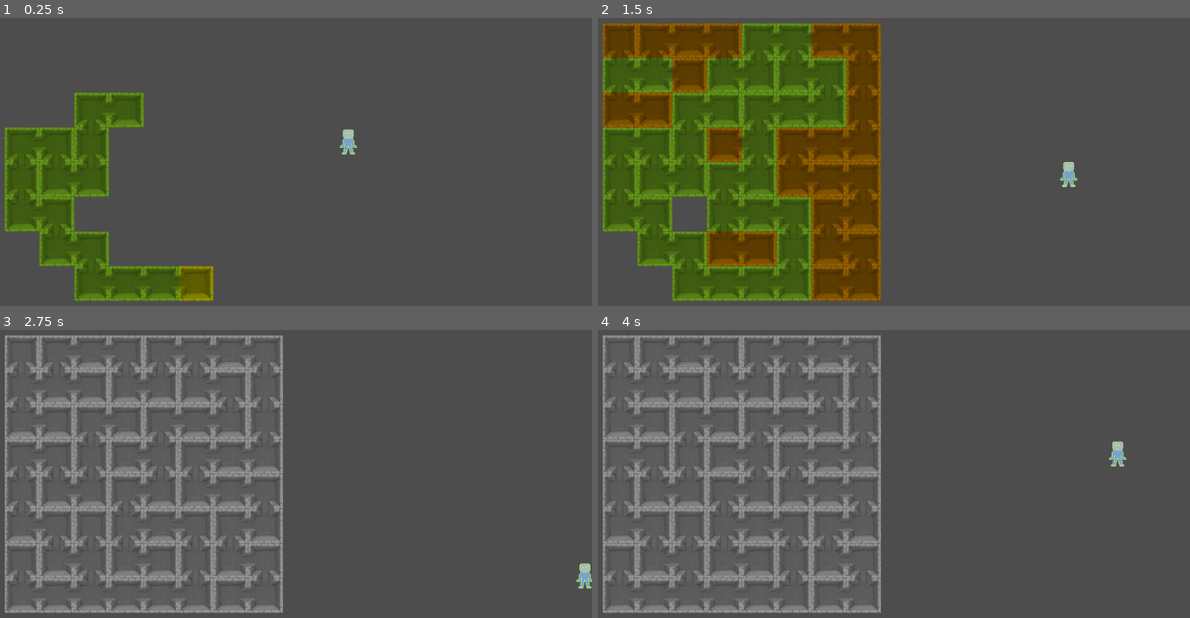
Above: before the commit, frames 1-4 (two rows, left to right).
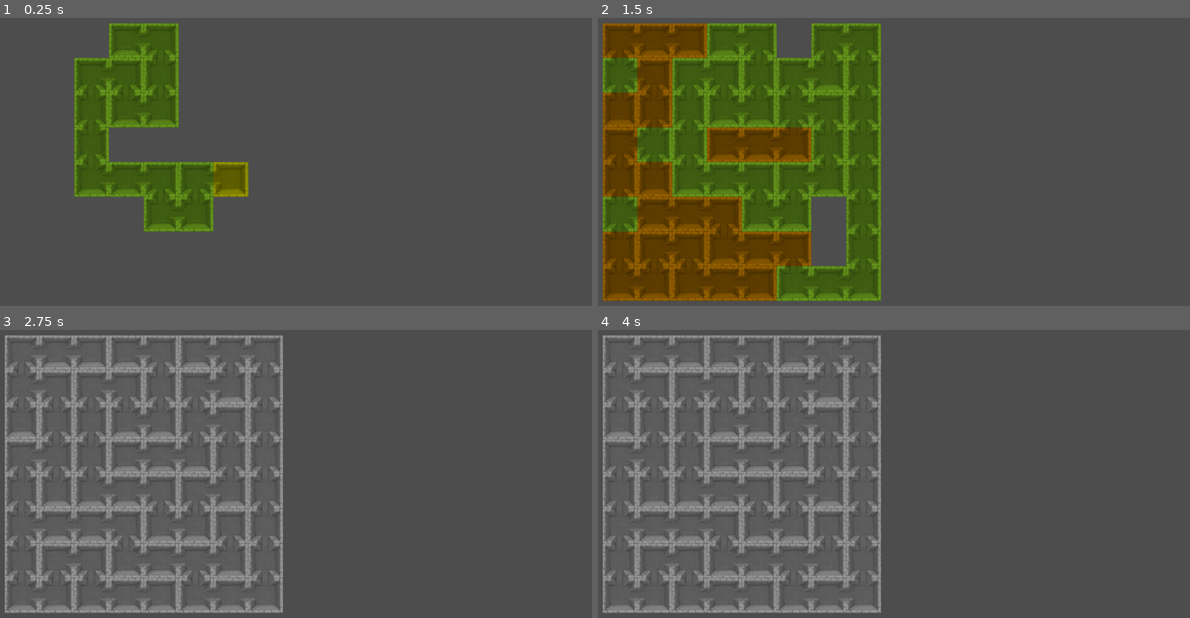
Above: after the commit, the same moments.

Repository: unblinky/maze-game
Game: Godot game, scene res://Main/Main.tscn
Same seed, same stepped clock (60 frames per second), same inputs: the game is played once before the commit and once after it.
Inputs:
- Up to frame 1 (0.25 s): no input
- Up to frame 2 (1.5 s): hold D (move_right) 0.53-1.28 s; hold S (move_down) from 1.28 s (still down)
- Up to frame 3 (2.75 s): release S (move_down) at 2.03 s; hold D (move_right) from 2.03 s (still down)
- Up to frame 4 (4 s): release D (move_right) at 2.78 s; hold W (move_up) 2.78-3.53 s; tap Enter at 3.5 s; hold A (move_left) from 3.53 s (still down)

The runs differ from the first frame. In frame 1, 17% of the frame differs, in the area x 0-61%, y 1-99%; in frame 2, 26%, in the area x 0-82%, y 1-99%; in frame 3, 3.4%; in frame 4, 3.4%.

Commit message:
Started to make a proper drill.

Diff:
--- /dev/null
+++ b/Code/Exporer/Explorer.gd
@@ -0,0 +1,5 @@
+extends Node2D
+class_name Explorer
+
+func LookLeft():
+	pass
--- /dev/null
+++ b/Code/Exporer/Explorer.tscn
@@ -0,0 +1,13 @@
+[gd_scene load_steps=3 format=3 uid="uid://dymg5u4e7k0xr"]
+
+[ext_resource type="Script" path="res://Exporer/Explorer.gd" id="1_qxxq5"]
+
+[sub_resource type="SphereMesh" id="SphereMesh_4a7fm"]
+radius = 12.0
+height = 24.0
+
+[node name="Explorer" type="Node2D"]
+script = ExtResource("1_qxxq5")
+
+[node name="MeshInstance2D" type="MeshInstance2D" parent="."]
+mesh = SubResource("SphereMesh_4a7fm")
--- a/Code/Main/Main.tscn
+++ b/Code/Main/Main.tscn
@@ -1,14 +1,9 @@
-[gd_scene load_steps=3 format=3 uid="uid://cw6x46202i8xp"]
+[gd_scene load_steps=2 format=3 uid="uid://cw6x46202i8xp"]
 
 [ext_resource type="PackedScene" uid="uid://buqt1fcuaic5i" path="res://Maze/Maze.tscn" id="1_5cywy"]
-[ext_resource type="PackedScene" uid="uid://ckdvdsv8ge6df" path="res://Player/Player.tscn" id="2_w3s58"]
 
 [node name="Main" type="Node2D"]
 
 [node name="Maze" parent="." instance=ExtResource("1_5cywy")]
 position = Vector2(104, 98)
 await_time = 0.0
-
-[node name="Player" parent="." instance=ExtResource("2_w3s58")]
-position = Vector2(704, 285)
-motion_mode = 1
--- a/Code/Maze/Maze.gd
+++ b/Code/Maze/Maze.gd
@@ -4,11 +4,10 @@
 const ROOM = preload("res://Room/Room.tscn")
 
 @export var bounds: Vector2i = Vector2i(8, 8)
-#@export var separation: int = 64
 @export var await_time: float = 0.2
 
+var explorer_grid: Vector2i = Vector2i.ZERO
 var visited_coords: Array[Vector2i]
-var playhead_coord: Vector2i = Vector2i.ZERO
 
 
 func _ready():
@@ -19,16 +18,12 @@
 	var total_rooms: int = bounds.x * bounds.y
 	var visited_rooms: Array[Room] # Grows and shrinks.
 	var visited_grid: Array[Vector2i] # Only grows.
-
-	var starting_coords: Vector2i
-	starting_coords.x = randi_range(0, bounds.x)
-	starting_coords.y = randi_range(0, bounds.y)
+	var starting_coords: Vector2i = Vector2i(randi_range(0, bounds.x - 1), randi_range(0, bounds.y - 1))
 
 	# Create the starting room.
 	var current_room: Room = ROOM.instantiate()
 	current_room.grid = Vector2i(starting_coords.x, starting_coords.y)
 	add_child(current_room)
-#	current_room.Grid(starting_coords.x, starting_coords.y)
 
 	# Need both.
 	visited_rooms.append(current_room) # Size may grow and shrink.
@@ -37,19 +32,19 @@
 	print("Visited Rooms: ", visited_rooms)
 	print("Visited Coords: ", visited_coords)
 
-	#--------------------------------------------------------------------
+	#---------------------------------------------------------------------------
 	# The `current_room` loop.
-	#--------------------------------------------------------------------
+	#---------------------------------------------------------------------------
 
-	# As long as the number of rooms we visit is less than `total_rooms`.
+	# As long as the number of rooms we visit is less than `total_rooms`...
 	while visited_coords.size() < total_rooms:
 		await get_tree().create_timer(await_time).timeout
 
 		var grid_neighbors: Array[Vector2i]
 
-		#------------------------------------------------------
+		#-----------------------------------------------------------------------
 		# Look for neighbors to the [north, east, south, west].
-		#------------------------------------------------------
+		#-----------------------------------------------------------------------
 
 		# As long as our room is NOT located along the the left side:
 		if current_room.grid.x - 1 >= 0:
@@ -77,9 +72,9 @@
 
 		print("Current Room ", current_room.grid, " has ", grid_neighbors.size(), " new directions to go.", grid_neighbors)
 
-		#----------------------------------------------------------------
+		#-----------------------------------------------------------------------
 		# Pick a random neighboring room to enter and continue the logic.
-		#----------------------------------------------------------------
+		#-----------------------------------------------------------------------
 
 		if grid_neighbors.is_empty():
 			current_room = visited_rooms.pop_back()
@@ -91,7 +86,6 @@
 			var next_room = ROOM.instantiate()
 			next_room.grid = rando
 			add_child(next_room)
-#			next_room.position = rando * separation
 			next_room.color = Color.YELLOW
 			visited_rooms.append(next_room)
 			visited_coords.append(Vector2i(next_room.grid))
